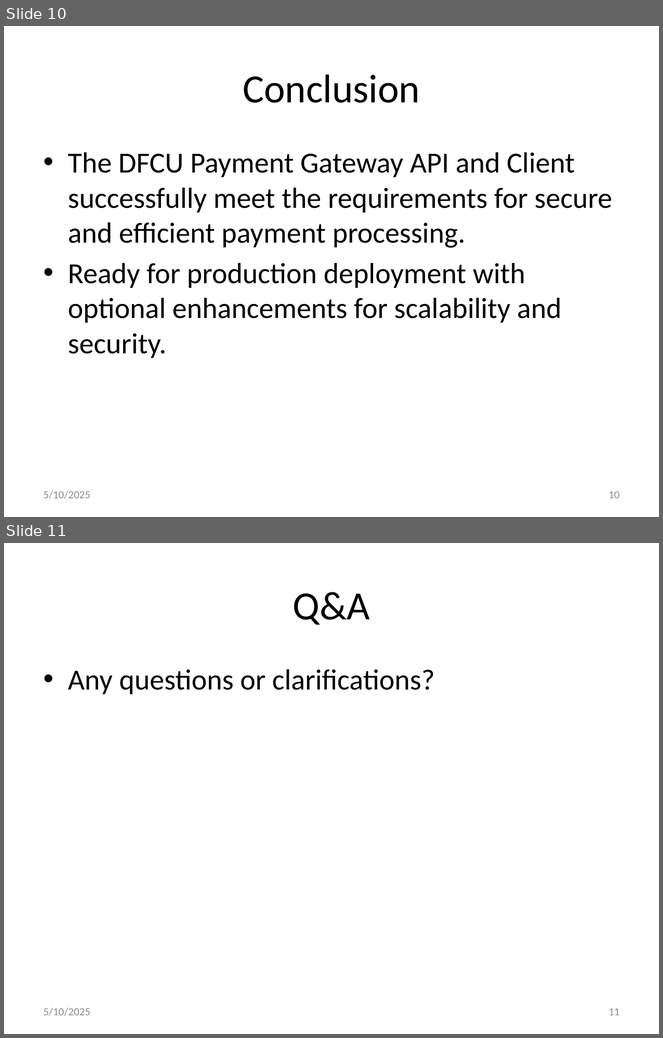
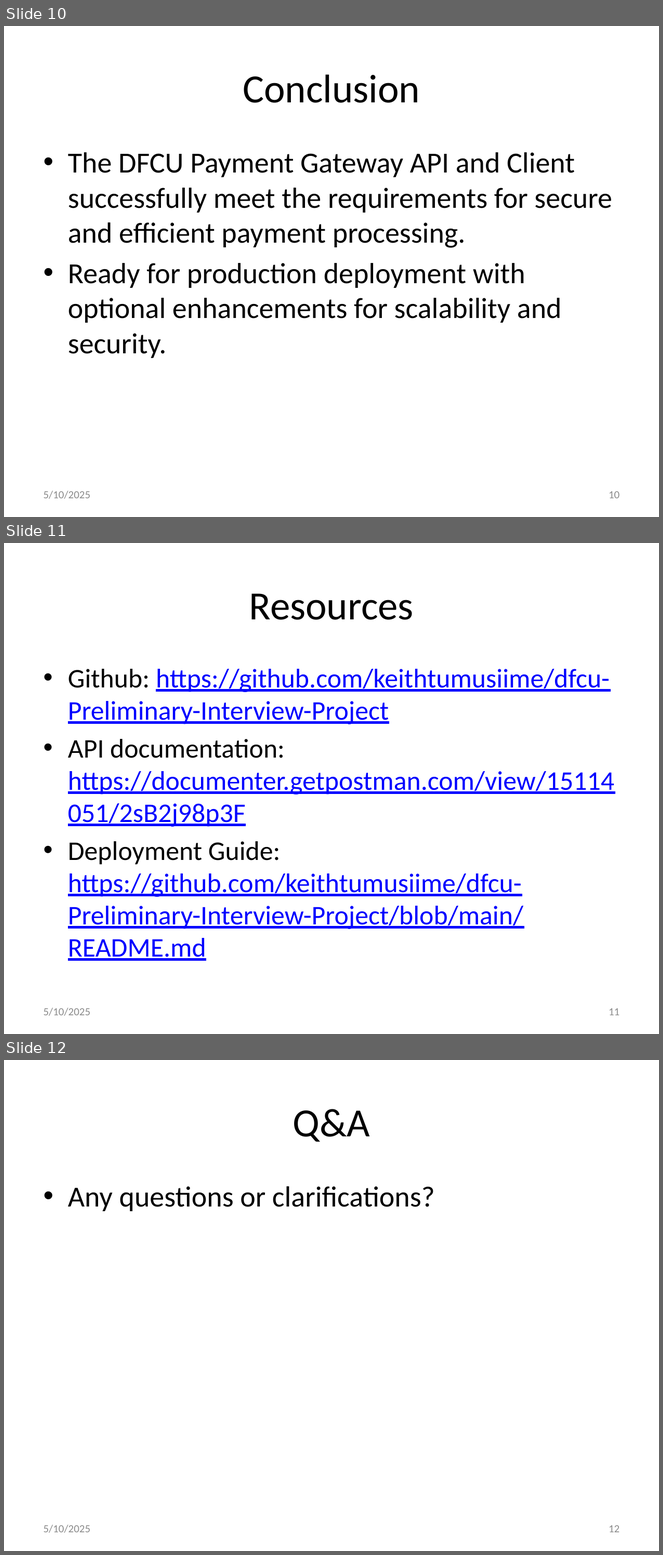
Before and after one commit to keithtumusiime/dfcu-Preliminary-Interview-Project, a slide deck: dfcu_payment_gateway_presentation.pptx. Shown one above the other, each under a label of ours: slides 10 and 11 before the commit, slides 10, 11 and 12 after it. The pictures are 663x1038 and 663x1555 pixels, drawn with LibreOffice and Linux fonts; fonts in the diff are those of the drawing. Boxes give left, top, right and bottom in pixels: in the first picture for what was removed or moved away, otherwise in the second. Text is boxed around its words. In the diff, an @@ line names an element or a change of style, - is before the commit and + after.

```diff
--- a/dfcu_payment_gateway_presentation.pptx
+++ b/dfcu_payment_gateway_presentation.pptx
@@ slide 11 added at [4, 543, 659, 1034], background #FFFFFF @@
@@ title added at [249, 593, 414, 620], 44 pt, text #000000 @@
+Resources
@@ text added at [68, 669, 614, 961], 29.6 pt, text #0000FF, underline @@
+• Github: https://github.com/keithtumusiime/dfcu-Preliminary-Interview-Project
+• API documentation: https://documenter.getpostman.com/view/15114051/2sB2j98p3F
+• Deployment Guide: https://github.com/keithtumusiime/dfcu-Preliminary-Interview-Project/blob/main/README.md
@@ text added at [44, 1008, 91, 1016], 12 pt, text #8C8C8C @@
+5/10/2025
@@ page number added at [609, 1008, 620, 1016], 12 pt, text #8C8C8C @@
+11
@@ what was slide 11 is now slide 12 @@
@@ page number at [609, 1525, 620, 1533]: text changed @@
-11
+12
```
Also in this commit, not shown: 1 other file.
